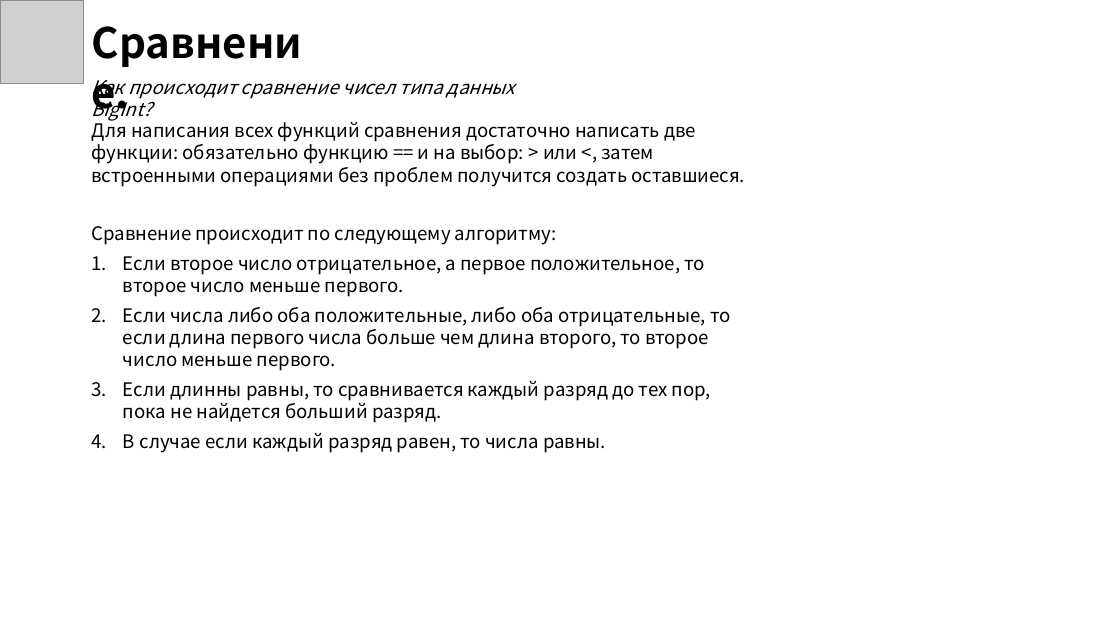
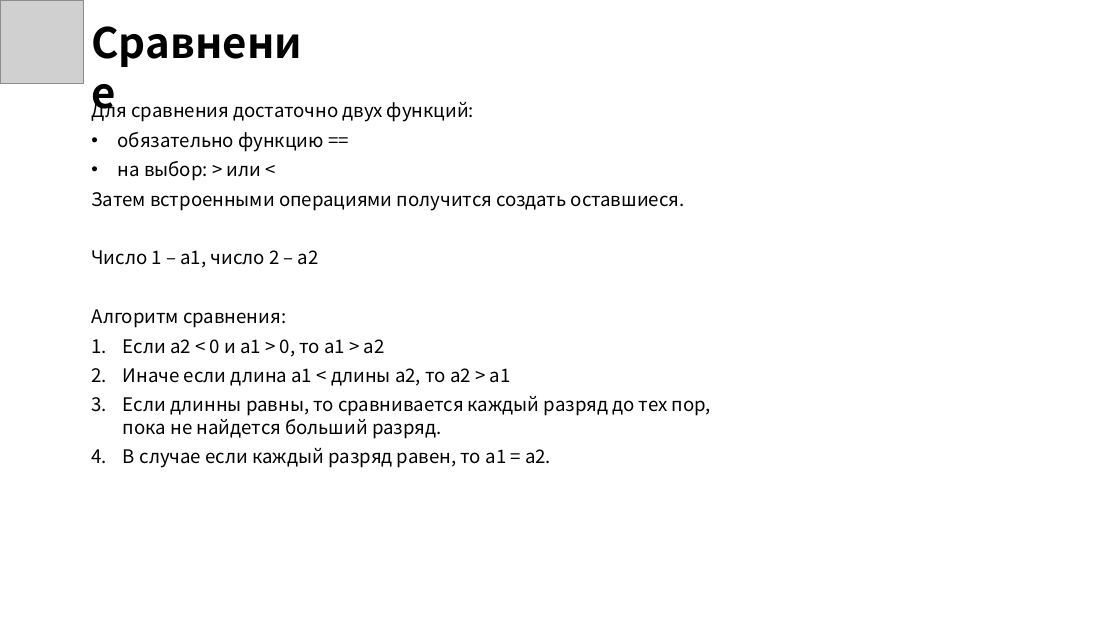
Before and after one commit to Elsium/ASD, a slide deck: slide 16 of presentation/presentation.pptx (slide 17 before the commit). Drawn at 1120x630 pixels with LibreOffice and Linux fonts; fonts in the diff are those of the drawing; grey boxes stand for pictures; background and template pictures are left out. Boxes give left, top, right and bottom in pixels: in the first picture for what was removed or moved away, otherwise in the second. Text is boxed around its words. In the diff, an @@ line names an element or a change of style, - is before the commit and + after.

```diff
--- a/presentation/presentation.pptx
+++ b/presentation/presentation.pptx
@@ text removed at [91,80,515,121] @@
-Как происходит сравнение чисел типа данных BigInt?
@@ text at [241,83,339,99]: text changed @@
-Сравнение.
+Сравнение
@@ text "Для сравнения достаточно двух функций:": place and size @@
-text "Для сравнения достаточно двух функций:" at [91,118,744,453]
+text "Для сравнения достаточно двух функций:" at [91,98,711,468]
@@ text at [91,98,684,386]: text changed @@
-Для написания всех функций сравнения достаточно написать две функции: обязательно функцию == и на выбор: > или <, затем встроенными операциями без проблем получится создать оставшиеся.
-Сравнение происходит по следующему алгоритму:
-1. Если второе число отрицательное, а первое положительное, то второе число меньше первого.
-2. Если числа либо оба положительные, либо оба отрицательные, то если длина первого числа больше чем длина второго, то второе число меньше первого.
+Для сравнения достаточно двух функций:
+• обязательно функцию ==
+• на выбор: > или <
+Затем встроенными операциями получится создать оставшиеся.
+Число 1 – a1, число 2 – a2
+Алгоритм сравнения:
+1. Если a2 < 0 и a1 > 0, то a1 > a2
+2. Иначе если длина a1 < длины a2, то a2 > a1
@@ text at [123,448,551,468]: text changed @@
-4. В случае если каждый разряд равен, то числа равны.
+4. В случае если каждый разряд равен, то a1 = a2.
```
Also in this commit, not shown: 15 other slides changed, 3 slides added, 4 slides removed, 4 other files.
